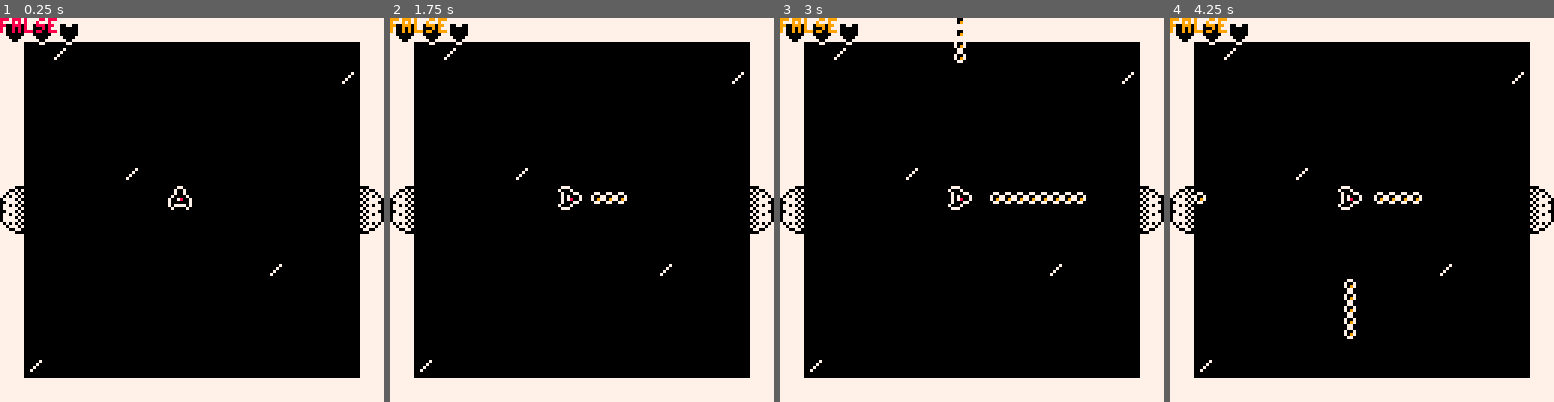
Above: before the commit, frames 1-4 (left to right).
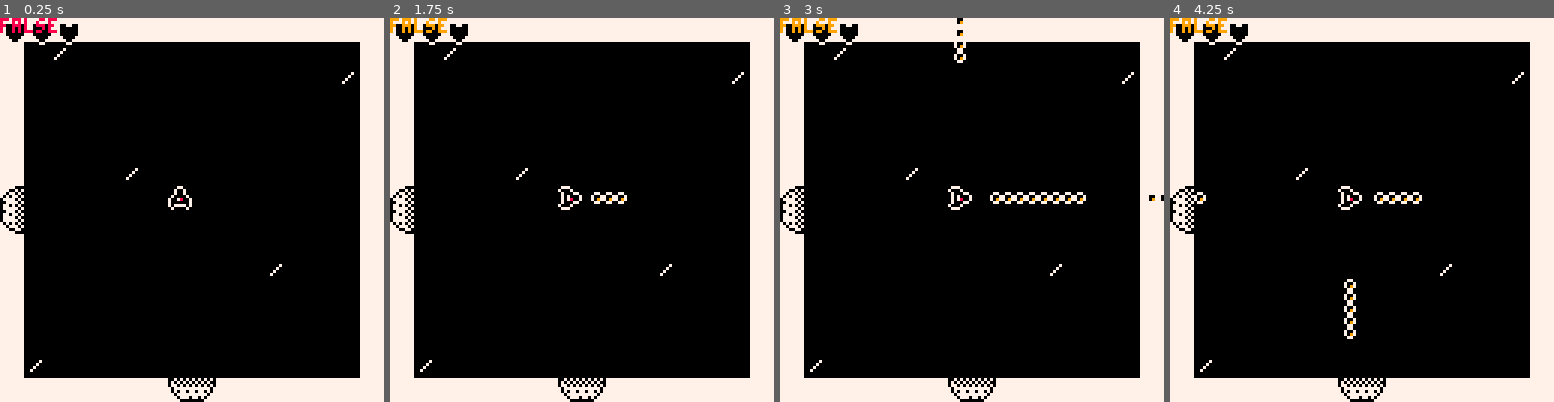
Above: after the commit, the same moments.

Repository: dresseswithpockets/bitjam3
Game: PICO-8 cartridge game.p8
Two runs of this game, one before a commit and one after it. Both use one fixed random seed, a clock stepped at 60 frames per second and the inputs below.
Inputs:
- Up to frame 1 (0.25 s): no input
- Up to frame 2 (1.75 s): tap X (X key) at 0.33, 1.07 s; tap O (Z key) at 0.7, 1.7 s; hold Right from 1.6 s (still down)
- Up to frame 3 (3 s): tap X (X key) at 1.85, 2.97 s; release Right at 2.1 s; tap O (Z key) at 2.1, 2.5, 2.9 s; hold Up 2.15-2.42 s; hold Right from 2.47 s (still down)
- Up to frame 4 (4.25 s): release Right at 3.03 s; hold Left 3.08-3.58 s; tap O (Z key) at 3.3, 3.7, 4.1 s; hold Down 3.63-3.97 s; hold Right from 4.02 s (still down); tap X (X key) at 4.08 s

The runs differ from the first frame. In frame 1, 0.6% of the frame differs, in the area x 43-100%, y 43-100%; in frame 2, 0.6%; in frame 3, 0.6%; in frame 4, 0.6%.

Commit message:
add random floor plan selection when player starts the game

Diff:
--- a/game.p8
+++ b/game.p8
@@ -183,7 +183,7 @@
 	cam_x=64
 	cam_y=64
 
- local plan=floor_plans[1]
+ local plan=rnd(floor_plans)
  floor=floor_from_plan(plan)
  room=floor[cell_x][cell_y]
 end
Not shown, changed: todo
